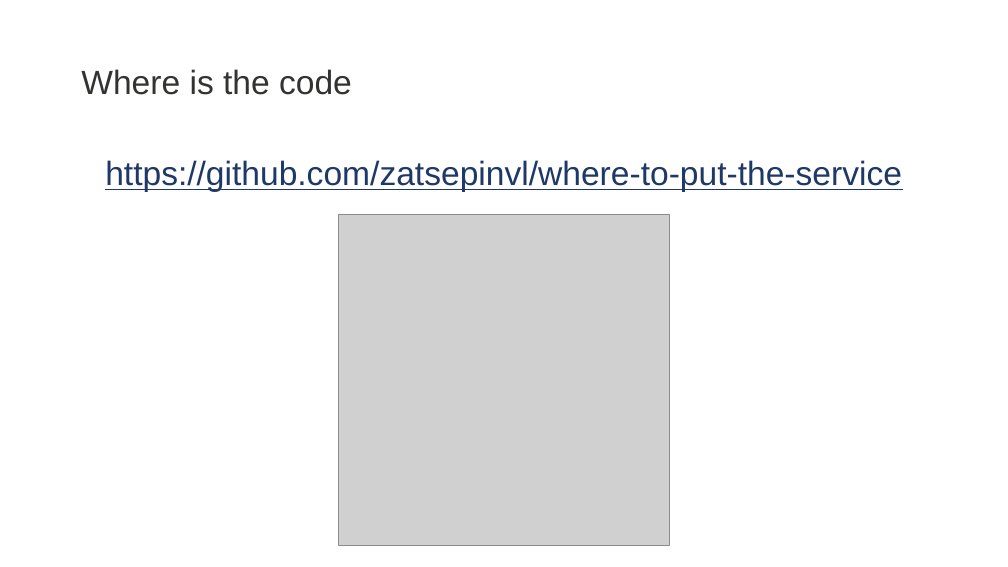
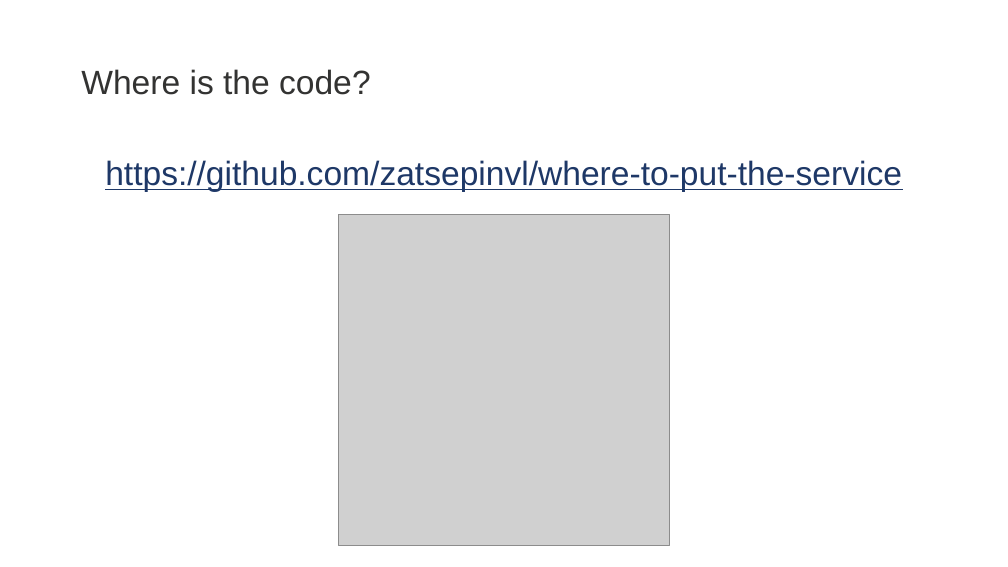
Before and after one commit to zatsepinvl/where-to-put-the-service, a slide deck: slide 38 of Where to put the service.pptm (slide 37 before the commit). Drawn at 1008x567 pixels with LibreOffice and Linux fonts; fonts in the diff are those of the drawing; grey boxes stand for pictures; background and template pictures are left out. Boxes give left, top, right and bottom in pixels: in the first picture for what was removed or moved away, otherwise in the second. Text is boxed around its words. In the diff, an @@ line names an element or a change of style, - is before the commit and + after.

```diff
--- a/Where to put the service.pptm
+++ b/Where to put the service.pptm
@@ title at (81,69,371,95): text changed @@
-Where is the code
+Where is the code?
```
Also in this commit, not shown: 4 other slides changed, 6 slides added, 2 slides removed, 12 other files.
